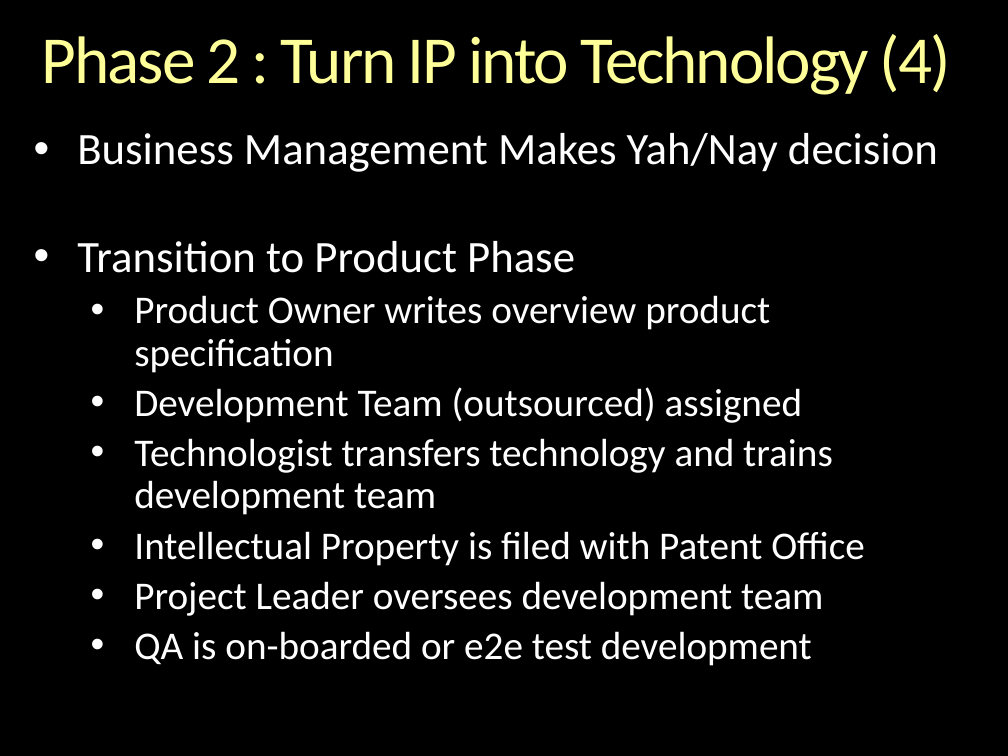
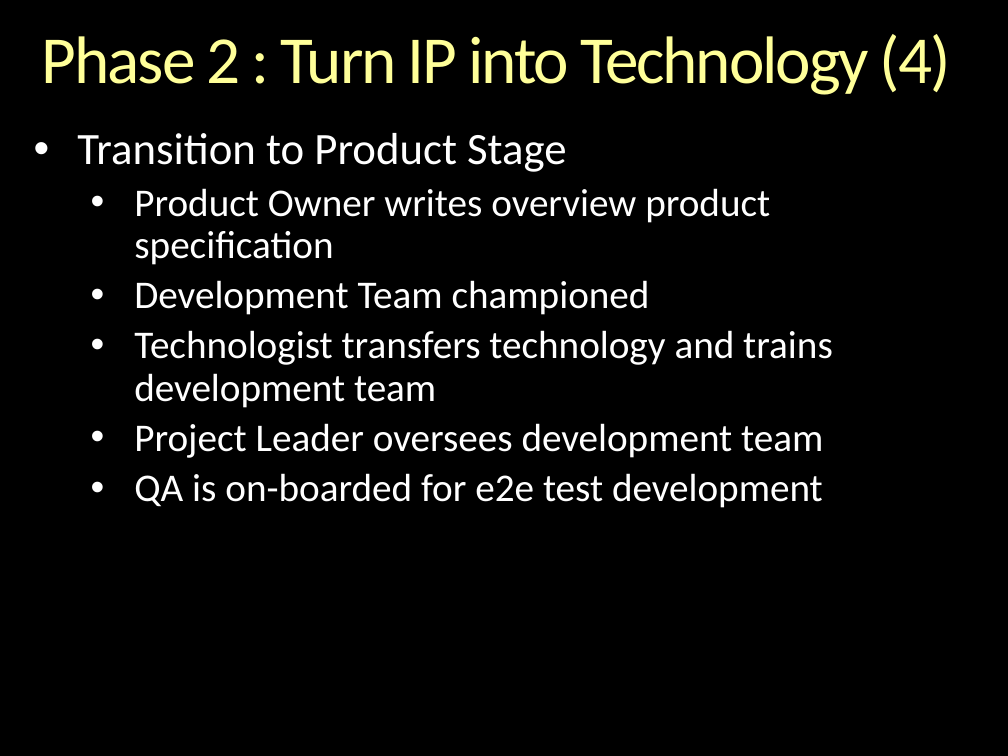
Before and after one commit to andrewferlitsch/epipog-nosql, a slide deck: slide 8 of sprints/Methodology.pptx (slide 9 before the commit). Drawn at 1008x756 pixels with LibreOffice and Linux fonts; fonts in the diff are those of the drawing; background and template pictures are left out. Boxes give left, top, right and bottom in pixels: in the first picture for what was removed or moved away, otherwise in the second. Text is boxed around its words. In the diff, an @@ line names an element or a change of style, - is before the commit and + after.

```diff
--- a/sprints/Methodology.pptx
+++ b/sprints/Methodology.pptx
@@ text at (x1=77, y1=133, x2=567, y2=172): text changed @@
-• Business Management Makes Yah/Nay decision
-• Transition to Product Phase
+• Transition to Product Stage
@@ text at (x1=134, y1=280, x2=650, y2=315): text changed @@
-  • Development Team (outsourced) assigned
+  • Development Team championed
@@ text at (x1=134, y1=473, x2=823, y2=508): text changed @@
-  • QA is on-boarded or e2e test development
+  • QA is on-boarded for e2e test development
@@ text at (x1=134, y1=531, x2=865, y2=566): paragraph removed @@
-  • Intellectual Property is filed with Patent Office
```
Also in this commit, not shown: 6 other slides changed, 1 slide added, 2 slides removed, 1 other file.
